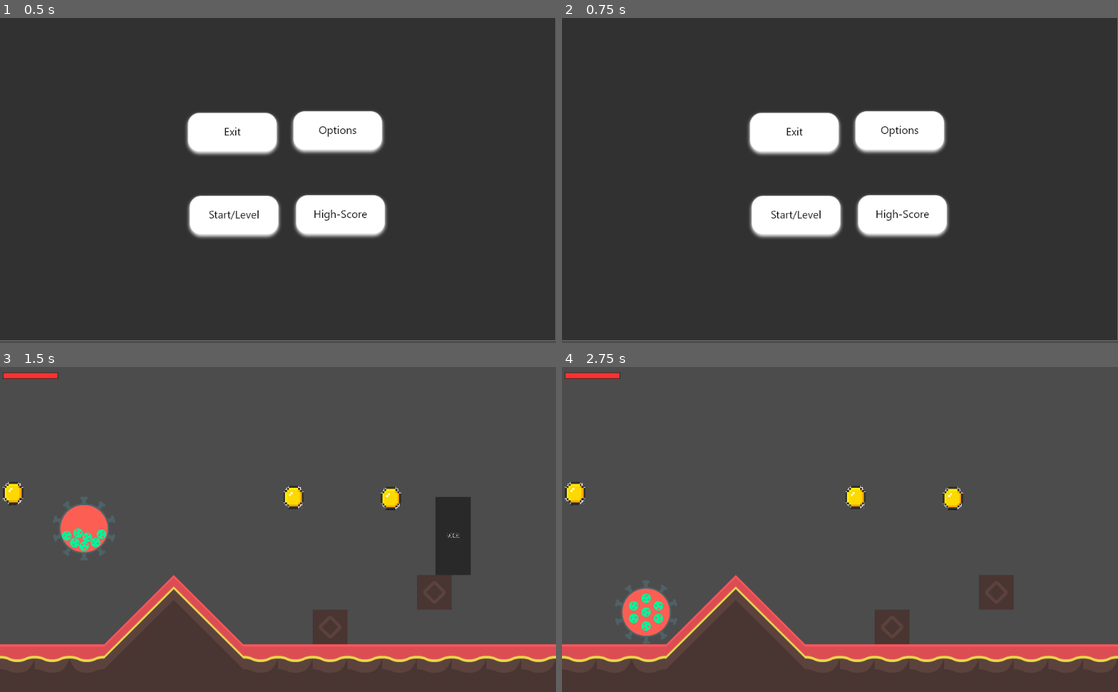
Above: before the commit, frames 1-4 (two rows, left to right).
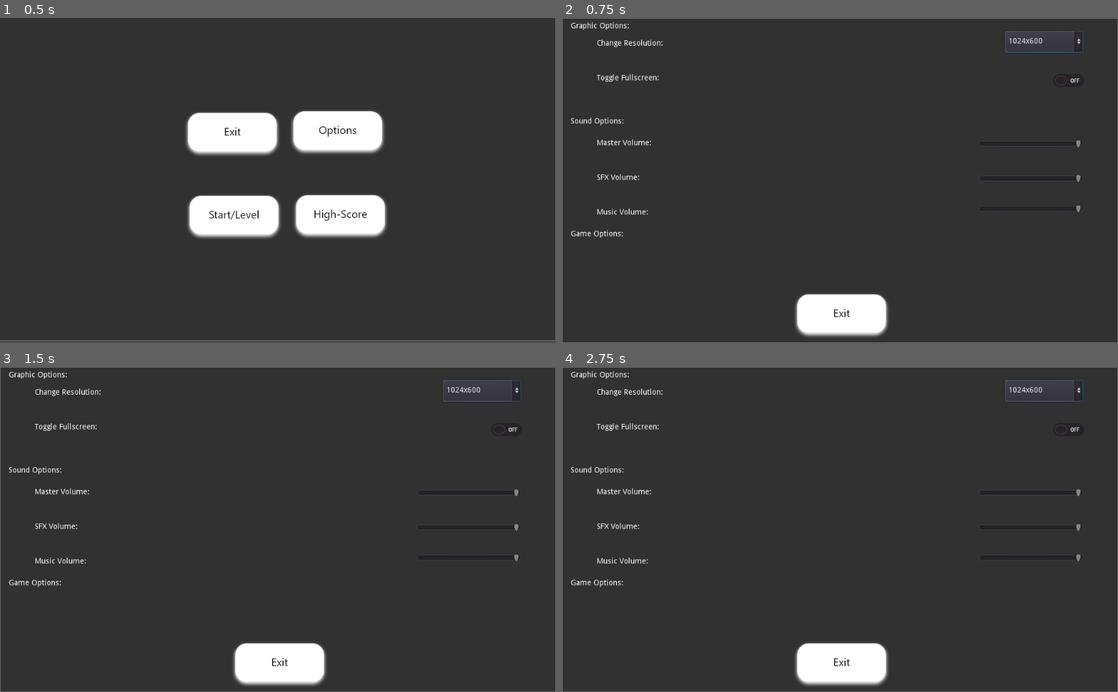
Above: after the commit, the same moments.

Repository: INF19IT2/2d-Jump-n-Run-SE
Game: Godot game, scene res://Scenes/MainScene/MainScene.tscn
The game is run twice, just before and just after one commit, with the same random seed, the same clock (stepped at 60 frames per second) and the same inputs.
Inputs (mouse positions are in pixels of both pictures, inside the frame that each line leads up to):
- Up to frame 1 (0.5 s): no input
- Up to frame 2 (0.75 s): click (901, 131) at 0.5 s
- Up to frame 3 (1.5 s): click (233, 565) at 1.25 s
- Up to frame 4 (2.75 s): click (795, 565) at 2.02 s

Frame 1 is identical in both runs. In frame 2, 13% of the frame differs, in the area x 0-100%, y 0-100%; in frame 3, 88%; in frame 4, 89%.

Commit message:
fixed puddle

Diff:
--- a/2d-Jump-n-Run-SE/Scenes/First_Level/First_Level.tscn
+++ b/2d-Jump-n-Run-SE/Scenes/First_Level/First_Level.tscn
@@ -18,7 +18,7 @@
 [node name="TileMap" type="TileMap" parent="CanvasLayer"]
 tile_set = ExtResource( 1 )
 format = 1
-tile_data = PoolIntArray( 65535, 0, 0, 21, 0, 0, 131071, 0,  …(429 unchanged characters)… 25, 0, 524296, 25, 0, 524297, 25, 0, 524298, 25, 0, 524299, 25, 0, 524300, 25, 0, 524301, 25, 0, 524302, 25, 0, 524303, 25, 0, 524304, 25, 0, 524305, 25, 0, 524306, 25, 0, 524307, 25, 0, 524308, 25, 0, 524309, 0, 0, 655359, 0, 0, 589824, 0, 0, 589825, 0, 0, 589826, 0, 0, 589827, 0, 0, 589828, 0, 0, 589829, 0, 0, 589830, 0, 0, 589831, 0, 0, 589832, 0, 0, 589833, 0, 0, 589834, 0, 0, 589835, 0, 0, 589836, 0, 0, 589837, 0, 0, 5898 …(108 unchanged characters)…
+tile_data = PoolIntArray( 65535, 0, 0, 21, 0, 0, 131071, 0,  …(429 unchanged characters)… 25, 0, 524296, 25, 0, 524297, 25, 0, 524300, 25, 0, 524301, 25, 0, 524302, 25, 0, 524303, 25, 0, 524304, 25, 0, 524305, 25, 0, 524306, 25, 0, 524307, 25, 0, 524308, 25, 0, 524309, 0, 0, 655359, 0, 0, 589824, 0, 0, 589825, 0, 0, 589826, 0, 0, 589827, 0, 0, 589828, 0, 0, 589829, 0, 0, 589830, 0, 0, 589831, 0, 0, 589832, 0, 0, 589833, 0, 0, 589836, 0, 0, 589837, 0, 0, 5898 …(108 unchanged characters)…
 
 [node name="Player" parent="CanvasLayer" instance=ExtResource( 3 )]
 position = Vector2( 155, 286 )
@@ -48,5 +48,4 @@
 position = Vector2( 801, 310 )
 
 [node name="Puddle" parent="." instance=ExtResource( 6 )]
-position = Vector2( 1061, 525 )
-z_index = -1
+position = Vector2( 1067.7, 518.265 )
--- a/2d-Jump-n-Run-SE/Scenes/MainScene/MainScene.tscn
+++ b/2d-Jump-n-Run-SE/Scenes/MainScene/MainScene.tscn
@@ -6,56 +6,83 @@
 [ext_resource path="res://imagesFiles/Main_Scene/Options_Button.png" type="Texture" id=4]
 [ext_resource path="res://imagesFiles/Main_Scene/StartLevel_Button.png" type="Texture" id=5]
 [ext_resource path="res://Scripts/MainScene_Interaction/MainScene.gd" type="Script" id=6]
+[ext_resource path="res://Scenes/Options/OptionsMenu.tscn" type="PackedScene" id=7]
 
 [node name="MainScene" type="TextureRect"]
+anchor_right = 1.0
+anchor_bottom = 1.0
 margin_left = -1.26001
 margin_top = -4.0
-margin_right = 1023.74
-margin_bottom = 596.0
+margin_right = -0.26001
+margin_bottom = -4.0
 texture = ExtResource( 2 )
+expand = true
 script = ExtResource( 6 )
 __meta__ = {
 "_edit_use_anchors_": false
 }
 
 [node name="ExitButton" type="TextureButton" parent="."]
-margin_left = 338.117
-margin_top = 173.027
-margin_right = 520.117
-margin_bottom = 263.027
+anchor_left = 0.33
+anchor_top = 0.288
+anchor_right = 0.507
+anchor_bottom = 0.438
+margin_left = -0.132996
+margin_top = 0.22699
+margin_right = 0.441956
+margin_bottom = 0.22699
 texture_normal = ExtResource( 3 )
 __meta__ = {
 "_edit_use_anchors_": false
 }
 
 [node name="HighScoreButton" type="TextureButton" parent="."]
-margin_left = 536.542
-margin_top = 325.417
-margin_right = 718.542
-margin_bottom = 415.417
+anchor_left = 0.523
+anchor_top = 0.542
+anchor_right = 0.701
+anchor_bottom = 0.692
+margin_left = 0.46698
+margin_top = 0.216949
+margin_right = 0.0169678
+margin_bottom = 0.21698
 texture_normal = ExtResource( 1 )
 __meta__ = {
 "_edit_use_anchors_": false
 }
 
 [node name="OptionsButton" type="TextureButton" parent="."]
-margin_left = 531.779
-margin_top = 169.852
-margin_right = 713.779
-margin_bottom = 259.852
+anchor_left = 0.519
+anchor_top = 0.283
+anchor_right = 0.696
+anchor_bottom = 0.433
+margin_left = -0.196045
+margin_top = 0.0519867
+margin_right = 0.378967
+margin_bottom = 0.0519714
 texture_normal = ExtResource( 4 )
 __meta__ = {
 "_edit_use_anchors_": false
 }
 
 [node name="StartLevelButton" type="TextureButton" parent="."]
-margin_left = 341.438
-margin_top = 326.319
-margin_right = 523.438
-margin_bottom = 416.319
+anchor_left = 0.333
+anchor_top = 0.544
+anchor_right = 0.511
+anchor_bottom = 0.694
+margin_left = 0.112976
+margin_top = -0.0810242
+margin_right = -0.337036
+margin_bottom = -0.0809937
 texture_normal = ExtResource( 5 )
 __meta__ = {
 "_edit_use_anchors_": false
 }
+
+[node name="Options" parent="." instance=ExtResource( 7 )]
+margin_left = 1.37811
+margin_top = 3.53987
+margin_right = 1.37817
+margin_bottom = 3.53986
 [connection signal="pressed" from="ExitButton" to="." method="_on_ExitButton_pressed"]
+[connection signal="pressed" from="OptionsButton" to="." method="_on_OptionsButton_pressed"]
 [connection signal="pressed" from="StartLevelButton" to="." method="_on_StartLevelButton_pressed"]
--- a/2d-Jump-n-Run-SE/Scripts/Player_Modell/Player_Script.gd
+++ b/2d-Jump-n-Run-SE/Scripts/Player_Modell/Player_Script.gd
@@ -71,7 +71,7 @@
 	if is_on_floor():
 		player_jump.visible = false
 		player_standing.visible = true
-	elif not is_on_floor():
+	elif not is_on_floor() and not is_ducked:
 		player_standing.visible = false
 		player_jump.visible = true
 
Not shown: 1 places in 2d-Jump-n-Run-SE/Scenes/MainScene/MainScene.tscn that only renumber resources
